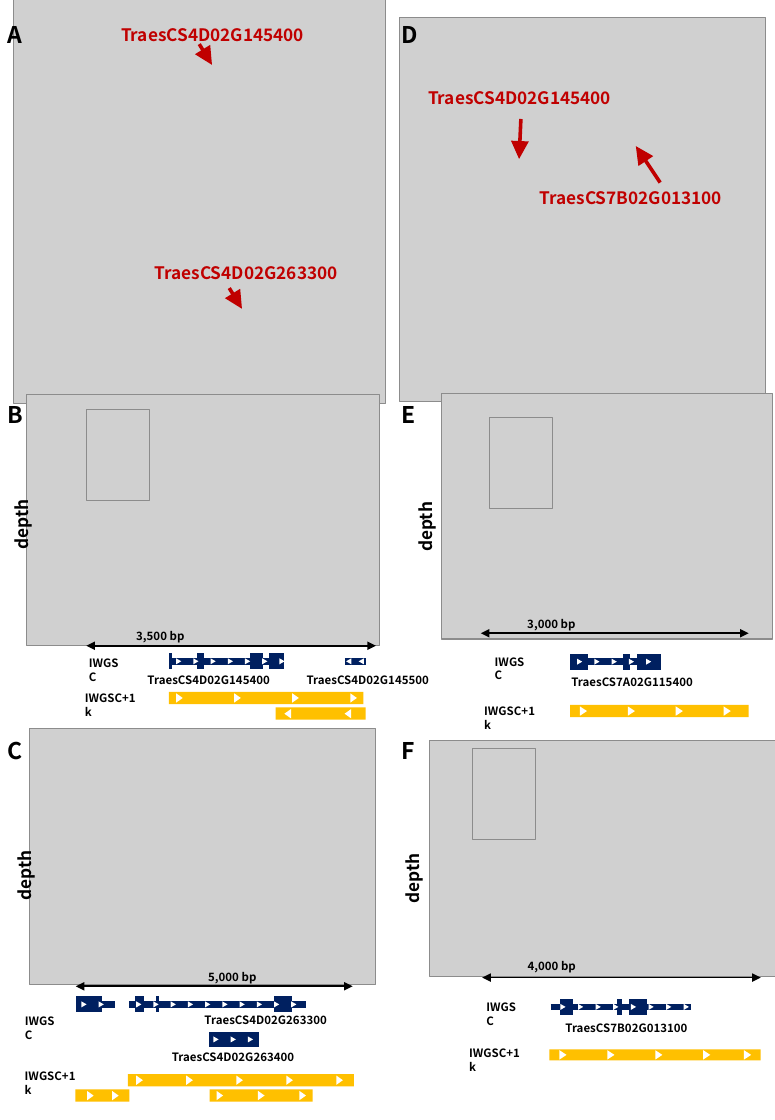
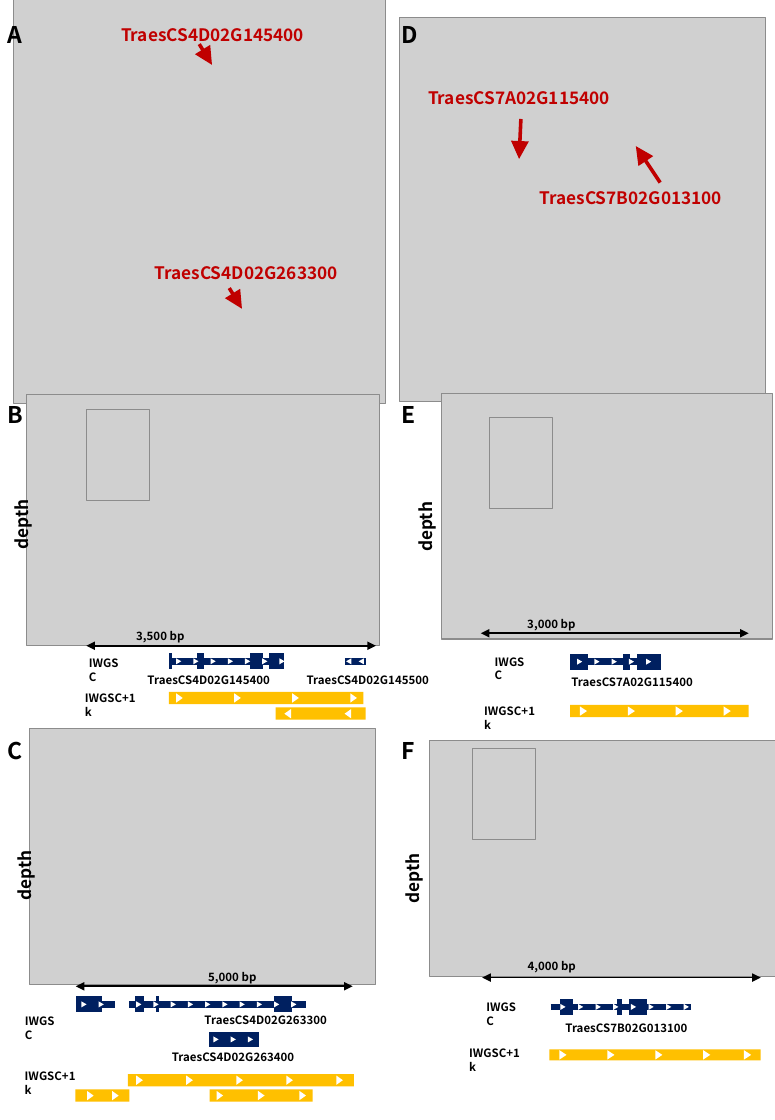
Before and after one commit to jsun/suppl, a slide deck: slide 4 of files/figures.pptx. Drawn at 775x1120 pixels with LibreOffice and Linux fonts; fonts in the diff are those of the drawing; grey boxes stand for pictures; background and template pictures are left out. Boxes give left, top, right and bottom in pixels: in the first picture for what was removed or moved away, otherwise in the second. Text is boxed around its words. In the diff, an @@ line names an element or a change of style, - is before the commit and + after.

```diff
--- a/files/figures.pptx
+++ b/files/figures.pptx
@@ text at [428, 91, 610, 105]: text changed @@
-TraesCS4D02G145400
+TraesCS7A02G115400
```
Also in this commit, not shown: 1 other slide changed, 1 slide added, 12 other files.
